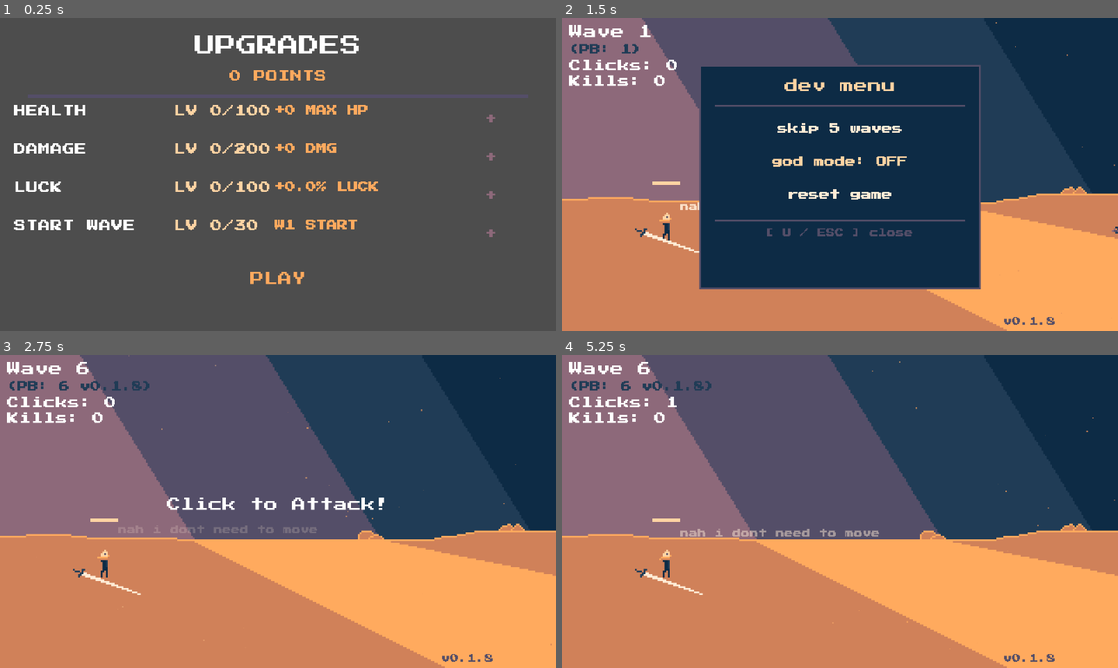
Above: before the commit, frames 1-4 (two rows, left to right).
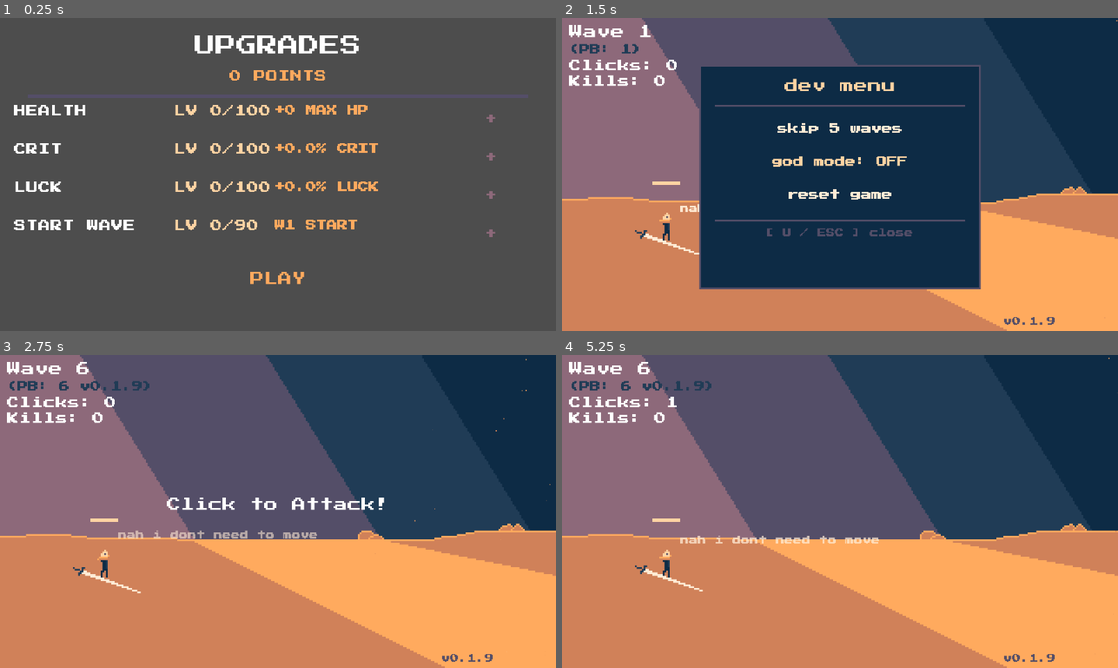
Above: after the commit, the same moments.

Repository: alecray/idle-slasher
Game: Godot game, scene res://scenes/upgrade_menu.tscn
The game is run twice, just before and just after one commit, with the same random seed, the same clock (stepped at 60 frames per second) and the same inputs. This scene is started directly instead of the project's main scene.
Inputs (mouse positions are in pixels of both pictures, inside the frame that each line leads up to):
- Up to frame 1 (0.25 s): no input
- Up to frame 2 (1.5 s): click "PLAY" at 0.5 s; tap Enter at 1.25 s; move the mouse to (962, 158) at 1.27 s; hold D from 1.28 s (still down); tap U at 1.35 s; click (962, 158) at 1.42 s
- Up to frame 3 (2.75 s): tap Space at 1.52 s; release D at 2 s; click "skip 5 waves" at 2 s
- Up to frame 4 (5.25 s): tap Enter at 2.75, 4.25, 4.35 s; move the mouse to (728, 527) at 2.77 s; hold S 2.78-3.5 s; tap U at 2.85, 4.55 s; click (728, 527) at 2.92 s; tap Space at 3.02 s; click "PLAY" at 3.5 s; move the mouse to (895, 442) at 4.27 s; hold D 4.28-5 s; click (895, 442) at 4.42 s; click "skip 5 waves" at 5 s

The runs differ from the first frame. In frame 1, 0.5% of the frame differs, in the area x 2-68%, y 40-68%; in frame 2, 0.2%; in frame 3, 0.9%; in frame 4, 1.0%, in the area x 13-100%, y 0-98%.

Commit message:
Add crit stat, enemy chatter, QTE tuning, and dev menu pause
- Replace damage upgrade with crit chance (double damage + "crit!" popup)
- Luck now only boosts heal odds; QTE chance is static
- Scale on-kill heal and QTE speed with wave; fix QTE full-HP check
- Enemies taunt during gameplay and slander/wander left on player death
- Dev menu now pauses the game loop
- Bar QTE hides dot until countdown ends and randomizes start direction
- Start wave upgrade now caps at W90 (90 points)
- Version label easter egg: 5 fast clicks shows "can i help you?"
- Gentler early-wave dust ramp; cut QTE frequency

Diff:
--- a/project.godot
+++ b/project.godot
@@ -11,7 +11,7 @@
 [application]
 
 config/name="Idle Slasher"
-config/version="0.1.8"
+config/version="0.1.9"
 run/main_scene="res://scenes/title_screen.tscn"
 config/features=PackedStringArray("4.6", "GL Compatibility")
 config/icon="res://icon.svg"
--- a/scenes/upgrade_menu.tscn
+++ b/scenes/upgrade_menu.tscn
@@ -73,19 +73,19 @@
 theme_override_font_sizes/font_size = 7
 text = "+"
 
-[node name="DamageRow" type="Control" parent="."]
+[node name="CritRow" type="Control" parent="."]
 offset_left = 8.0
 offset_top = 72.0
 offset_right = 312.0
 offset_bottom = 88.0
 
-[node name="NameLabel" type="Label" parent="DamageRow"]
+[node name="NameLabel" type="Label" parent="CritRow"]
 offset_right = 88.0
 offset_bottom = 16.0
 theme_override_font_sizes/font_size = 7
-text = "DAMAGE"
+text = "CRIT"
 
-[node name="LevelLabel" type="Label" parent="DamageRow"]
+[node name="LevelLabel" type="Label" parent="CritRow"]
 offset_left = 92.0
 offset_right = 148.0
 offset_bottom = 16.0
@@ -93,15 +93,15 @@
 theme_override_font_sizes/font_size = 7
 text = "LV 0"
 
-[node name="EffectLabel" type="Label" parent="DamageRow"]
+[node name="EffectLabel" type="Label" parent="CritRow"]
 offset_left = 150.0
 offset_right = 242.0
 offset_bottom = 16.0
 theme_override_colors/font_color = Color(1.0, 0.667, 0.369, 1)
 theme_override_font_sizes/font_size = 6
-text = "+0 DMG"
+text = "+0% CRIT"
 
-[node name="PlusButton" type="Button" parent="DamageRow"]
+[node name="PlusButton" type="Button" parent="CritRow"]
 offset_left = 246.0
 offset_right = 304.0
 offset_bottom = 16.0
--- a/scripts/dev_menu.gd
+++ b/scripts/dev_menu.gd
@@ -10,6 +10,7 @@
 @onready var _btn_god: Button = $BtnGod
 
 func _ready() -> void:
+	process_mode = Node.PROCESS_MODE_ALWAYS
 	var empty := StyleBoxEmpty.new()
 	for btn: Button in [$BtnSkip, $BtnGod, $BtnReset]:
 		for state: String in ["normal", "hover", "pressed", "focus"]:
@@ -22,6 +23,13 @@
 	$BtnGod.pressed.connect(_on_god_pressed)
 	$BtnReset.pressed.connect(_on_reset_pressed)
 	_refresh_god_btn()
+
+func _input(event: InputEvent) -> void:
+	if event is InputEventKey:
+		var k := event as InputEventKey
+		if k.pressed and not k.echo and k.physical_keycode in [KEY_U, KEY_ESCAPE]:
+			get_viewport().set_input_as_handled()
+			close_requested.emit()
 
 func init(god_mode_state: bool) -> void:
 	_god_mode = god_mode_state
--- a/scripts/enemy.gd
+++ b/scripts/enemy.gd
@@ -14,12 +14,30 @@
 var _hp: int = 1
 var _show_hp_bar: bool = false
 var _is_qte_enemy: bool = false
+var _celebrating: bool = false
+var _wander_vel: Vector2 = Vector2.ZERO
+var _taunt_timer: float = 0.0
+var _is_talker: bool = false
+var _live_taunt_timer: float = 0.0
+
+const _TAUNTS: Array[String] = [
+	"???", "sit", "noob", "lmao", "ez", "L", "git gud",
+	"lol", "bozo", "cope", "skill issue", "gg ez", "ratio", "owned",
+]
+
+const _LIVE_TAUNTS: Array[String] = [
+	"too slow", "weak", "is that all?", "pathetic", "give up",
+	"you'll die", "come closer", "easy prey", "miss me?", "yawn",
+	"try harder", "you're done", "last wave?", "can't touch me", "scared?",
+]
 
 func _ready() -> void:
 	add_to_group("enemies")
 	_stop_offset = randf_range(0.0, 6.0)
 	position.y += randf_range(-2.0, 2.0)
 	_play("Walk")
+	_is_talker = randf() < 0.25
+	_live_taunt_timer = randf_range(3.0, 10.0)
 
 func init(wave: int, enemy_type: int) -> void:
 	_speed = CONSTANTS.ENEMY_BASE_SPEED + (wave - 1) * CONSTANTS.ENEMY_SPEED_PER_WAVE
@@ -30,23 +48,27 @@
 		_setup_qte_visuals()
 
 func _setup_qte_visuals() -> void:
-	modulate = Color(1.0, 0.831, 0.639)
+	modulate = Color(1.0, 0.925, 0.839)
 	var particles := CPUParticles2D.new()
 	particles.emitting = true
-	particles.amount = 8
-	particles.lifetime = 0.7
+	particles.amount = 18
+	particles.lifetime = 0.8
 	particles.explosiveness = 0.0
 	particles.randomness = 0.8
 	particles.emission_shape = CPUParticles2D.EMISSION_SHAPE_SPHERE
-	particles.emission_sphere_radius = 6.0
+	particles.emission_sphere_radius = 8.0
 	particles.direction = Vector2(0.0, -1.0)
-	particles.spread = 50.0
-	particles.gravity = Vector2(0.0, -18.0)
-	particles.initial_velocity_min = 6.0
-	particles.initial_velocity_max = 18.0
-	particles.scale_amount_min = 0.5
-	particles.scale_amount_max = 1.5
-	particles.color = Color(1.0, 0.667, 0.369)
+	particles.spread = 55.0
+	particles.gravity = Vector2(0.0, -20.0)
+	particles.initial_velocity_min = 8.0
+	particles.initial_velocity_max = 24.0
+	particles.scale_amount_min = 0.8
+	particles.scale_amount_max = 2.2
+	var grad := Gradient.new()
+	grad.set_color(0, Color(1.0, 0.925, 0.839))
+	grad.add_point(0.5, Color(1.0, 0.667, 0.369))
+	grad.add_point(1.0, Color(1.0, 0.667, 0.369, 0.0))
+	particles.color_ramp = grad
 	add_child(particles)
 
 const _RUSH_MIN_DIST: float = 100.0
@@ -62,9 +84,33 @@
 	create_tween().tween_property(self, "position:x", dest_x, 0.18) \
 		.set_trans(Tween.TRANS_QUAD).set_ease(Tween.EASE_OUT)
 
+func start_celebrating() -> void:
+	if _dying or _celebrating:
+		return
+	_celebrating = true
+	_attacking = false
+	_sprite.flip_h = false
+	_play("Walk")
+	_wander_vel = Vector2(randf_range(-38.0, -18.0), randf_range(-5.0, 5.0))
+	_taunt_timer = randf_range(0.2, 2.8)
+
 func _process(delta: float) -> void:
 	if _dying:
 		return
+	if _celebrating:
+		position += _wander_vel * delta
+		_taunt_timer -= delta
+		if _taunt_timer <= 0.0:
+			_taunt_timer = randf_range(1.6, 3.2)
+			_spawn_taunt(_TAUNTS[randi() % _TAUNTS.size()])
+		if position.x < -20.0:
+			queue_free()
+		return
+	if _is_talker:
+		_live_taunt_timer -= delta
+		if _live_taunt_timer <= 0.0:
+			_live_taunt_timer = randf_range(6.0, 14.0)
+			_spawn_taunt(_LIVE_TAUNTS[randi() % _LIVE_TAUNTS.size()])
 	var player: Node2D = get_tree().get_first_node_in_group("player") as Node2D
 	if player == null or not is_instance_valid(player):
 		return
@@ -115,6 +161,21 @@
 		await _sprite.animation_finished
 	queue_free()
 
+func _spawn_taunt(msg: String) -> void:
+	var label := Label.new()
+	label.text = msg
+	label.add_theme_font_size_override("font_size", 3)
+	label.add_theme_color_override("font_color", Color(1.0, 0.925, 0.839))
+	label.size = Vector2(48.0, 6.0)
+	label.position = Vector2(-24.0, -14.0)
+	label.horizontal_alignment = HORIZONTAL_ALIGNMENT_CENTER
+	add_child(label)
+	var t := create_tween()
+	t.set_parallel(true)
+	t.tween_property(label, "position:y", -22.0, 3.2).set_trans(Tween.TRANS_QUAD).set_ease(Tween.EASE_OUT)
+	t.tween_property(label, "modulate:a", 0.0, 3.2)
+	t.chain().tween_callback(label.queue_free)
+
 func _play(anim: String) -> void:
 	if _sprite.sprite_frames == null or not _sprite.sprite_frames.has_animation(anim):
 		return
--- a/scripts/main.gd
+++ b/scripts/main.gd
@@ -115,8 +115,9 @@
 	move_child(_dust, _player.get_index())
 
 func _update_dust_for_wave() -> void:
-	_dust.initial_velocity_min = minf(80.0 + _wave * 6.0, 220.0)
-	_dust.initial_velocity_max = minf(180.0 + _wave * 10.0, 380.0)
+	# Gentle for waves 1-5, reaching the previous baseline by wave 5, then keep ramping.
+	_dust.initial_velocity_min = minf(20.0 + (_wave - 1) * 22.5, 240.0)
+	_dust.initial_velocity_max = minf(50.0 + (_wave - 1) * 45.0, 420.0)
 
 func _pb_text() -> String:
 	if SAVE_DATA.pb_version.is_empty():
@@ -182,17 +183,12 @@
 	if event is InputEventKey:
 		var k := event as InputEventKey
 		if k.pressed and not k.echo:
-			match k.physical_keycode:
-				KEY_U:
-					if _dev_menu_open:
-						_close_dev_menu()
-					elif not _game_over and not _qte_active:
-						_open_dev_menu()
-					return
-				KEY_ESCAPE:
-					if _dev_menu_open:
-						_close_dev_menu()
-					return
+			if k.physical_keycode == KEY_U:
+				# Close is handled by the dev menu itself (it runs while paused).
+				if not _dev_menu_open and not _game_over and not _qte_active:
+					_open_dev_menu()
+					get_viewport().set_input_as_handled()
+				return
 			if not _dev_menu_open and not _game_over and not _qte_active:
 				if k.physical_keycode in [KEY_W, KEY_A, KEY_S, KEY_D]:
 					if _speech_cooldown <= 0.0:
@@ -260,12 +256,16 @@
 	if _god_mode and new_hp < SAVE_DATA.get_max_hp() and not _game_over:
 		_player.call("heal", SAVE_DATA.get_max_hp())
 
+func _kill_heal_amount() -> int:
+	return 1 + int(_wave / 6.0)
+
 func _on_enemy_killed(spawns_qte: bool) -> void:
 	_kills += 1
 	_kills_label.text = "Kills: %d" % _kills
 	if randf() < SAVE_DATA.get_heal_chance():
-		_player.call("heal", 1)
-		_spawn_heal_popup(1)
+		var amount: int = _kill_heal_amount()
+		_player.call("heal", amount)
+		_spawn_heal_popup(amount)
 	if spawns_qte and not _qte_active and not _game_over:
 		_trigger_qte()
 
@@ -273,13 +273,14 @@
 	_qte_active = true
 	var pick: int = randi() % 2
 	var qte: Node = (QTE_BAR_SCRIPT if pick == 0 else QTE_DOTS_SCRIPT).new()
+	qte.set("wave", _wave)
 	add_child(qte)
 	qte.connect("completed", _on_qte_completed)
 
 func _on_qte_completed(success: bool) -> void:
 	_qte_active = false
 	if success:
-		if _player.call("get_hp") >= CONSTANTS.PLAYER_MAX_HP:
+		if _player.call("get_hp") >= SAVE_DATA.get_max_hp():
 			_skip_waves(1)
 			_spawn_floating_text("already full hp - wave skipped!")
 		else:
@@ -405,6 +406,9 @@
 	_game_over = true
 	_continue_wave = maxi(SAVE_DATA.get_start_wave(), _wave - 1)
 	_shake_trauma = minf(1.0, _shake_trauma + 0.8)
+	for enemy: Node in get_tree().get_nodes_in_group("enemies"):
+		if is_instance_valid(enemy):
+			enemy.call("start_celebrating")
 	_death_zoom_tween = create_tween()
 	_death_zoom_tween.tween_property(_camera, "zoom", DEATH_ZOOM, DEATH_ZOOM_DURATION) \
 		.set_trans(Tween.TRANS_CUBIC).set_ease(Tween.EASE_OUT)
@@ -501,16 +505,19 @@
 	_dev_menu_layer.connect("skip_waves_requested", _skip_waves)
 	_dev_menu_layer.connect("god_mode_toggled", func(v: bool) -> void: _god_mode = v)
 	_dev_menu_layer.connect("reset_requested", _dev_reset_game)
+	get_tree().paused = true
 
 func _close_dev_menu() -> void:
 	if not _dev_menu_open:
 		return
 	_dev_menu_open = false
+	get_tree().paused = false
 	if is_instance_valid(_dev_menu_layer):
 		_dev_menu_layer.queue_free()
 	_dev_menu_layer = null
 
 func _dev_reset_game() -> void:
 	_close_dev_menu()
+	get_tree().paused = false
 	SAVE_DATA.reset()
 	get_tree().change_scene_to_file("res://scenes/title_screen.tscn")
--- a/scripts/player.gd
+++ b/scripts/player.gd
@@ -11,6 +11,8 @@
 var _dead: bool = false
 var _is_attacking: bool = false
 var _hit_this_swing: Array = []
+var _crit_this_swing: bool = false
+var _crit_popup_pending: bool = false
 
 func _play_body(anim: String) -> void:
 	if _body.sprite_frames == null or not _body.sprite_frames.has_animation(anim):
@@ -44,7 +46,13 @@
 			continue
 		if weapon_rect.has_point((enemy as Node2D).global_position):
 			_hit_this_swing.append(enemy)
-			enemy.call("take_damage", SAVE_DATA.get_damage())
+			var dmg: int = SAVE_DATA.get_damage()
+			if _crit_this_swing:
+				dmg *= 2
+				if _crit_popup_pending:
+					_crit_popup_pending = false
+					_spawn_crit_popup()
+			enemy.call("take_damage", dmg)
 
 func _get_weapon_global_rect() -> Rect2:
 	if _weapon.sprite_frames == null:
@@ -63,9 +71,29 @@
 		return
 	_is_attacking = true
 	_hit_this_swing.clear()
+	_crit_this_swing = randf() < SAVE_DATA.get_crit_chance()
+	_crit_popup_pending = _crit_this_swing
 	_weapon.stop()
 	_play_weapon("Attack")
 	queue_redraw()
+
+func _spawn_crit_popup() -> void:
+	var label := Label.new()
+	label.text = "crit!"
+	label.add_theme_font_size_override("font_size", 8)
+	label.add_theme_color_override("font_color", Color(1.0, 0.667, 0.369))
+	label.size = Vector2(48.0, 12.0)
+	label.position = Vector2(-24.0, -40.0)
+	label.horizontal_alignment = HORIZONTAL_ALIGNMENT_CENTER
+	label.pivot_offset = Vector2(24.0, 6.0)
+	label.scale = Vector2(1.5, 1.5)
+	add_child(label)
+	var t := create_tween()
+	t.tween_property(label, "scale", Vector2.ONE, 0.15).set_trans(Tween.TRANS_BACK).set_ease(Tween.EASE_OUT)
+	t.set_parallel(true)
+	t.tween_property(label, "position:y", -50.0, 0.7).set_trans(Tween.TRANS_QUAD).set_ease(Tween.EASE_OUT)
+	t.tween_property(label, "modulate:a", 0.0, 0.7)
+	t.chain().tween_callback(label.queue_free)
 
 func get_hp() -> int:
 	return _hp
--- a/scripts/qte_bar.gd
+++ b/scripts/qte_bar.gd
@@ -22,14 +22,17 @@
 var _countdown_timer: float = 0.38
 var _countdown_label: Label
 
+var wave: int = 1
+
 func _ready() -> void:
 	process_mode = PROCESS_MODE_ALWAYS
 	layer = 50
 	get_tree().paused = true
 
+	var mult: float = minf(1.0 + (wave - 1) * (2.0 / 99.0), 3.0)
 	_zone_left = randf_range(8.0, _BAR_W - _ZONE_W - 8.0)
 	_dot_pos = _BAR_W * 0.5
-	_dot_vel = _DOT_SPEED * (1.0 if randf() > 0.5 else -1.0)
+	_dot_vel = _DOT_SPEED * mult * (1.0 if randf() > 0.5 else -1.0)
 
 	var overlay := ColorRect.new()
 	overlay.color = Color(0.051, 0.169, 0.271, 0.75)
@@ -70,6 +73,7 @@
 	_dot_ctrl.offset_top = _BAR_Y + 1.0
 	_dot_ctrl.offset_bottom = _BAR_Y + _BAR_H - 1.0
 	_dot_ctrl.mouse_filter = Control.MOUSE_FILTER_IGNORE
+	_dot_ctrl.visible = false
 	add_child(_dot_ctrl)
 	_update_dot()
 
@@ -102,6 +106,8 @@
 				_punch_countdown()
 			else:
 				_countdown_label.queue_free()
+				_dot_ctrl.visible = true
+				_dot_vel = absf(_dot_vel) * (1.0 if randf() > 0.5 else -1.0)
 		return
 	if not _accepting_input:
 		_accepting_input = true
--- a/scripts/qte_dots.gd
+++ b/scripts/qte_dots.gd
@@ -18,12 +18,17 @@
 var _timer: float = 0.0
 var _timer_fill: ColorRect
 var _resolved: bool = false
+var _duration: float = _TIMER_DURATION
+
+var wave: int = 1
 
 func _ready() -> void:
 	process_mode = PROCESS_MODE_ALWAYS
 	layer = 50
 	get_tree().paused = true
 
+	var mult: float = minf(1.0 + (wave - 1) * (2.0 / 99.0), 3.0)
+	_duration = _TIMER_DURATION / mult
 	_total_dots = randi_range(_MIN_DOTS, _MAX_DOTS)
 
 	var overlay := ColorRect.new()
@@ -57,8 +62,8 @@
 	if _resolved:
 		return
 	_timer += delta
-	_timer_fill.offset_right = _TIMER_X + _TIMER_W * minf(_timer / _TIMER_DURATION, 1.0)
-	if _timer >= _TIMER_DURATION:
+	_timer_fill.offset_right = _TIMER_X + _TIMER_W * minf(_timer / _duration, 1.0)
+	if _timer >= _duration:
 		_resolve(false)
 
 func _spawn_dot() -> void:
--- a/scripts/save_data.gd
+++ b/scripts/save_data.gd
@@ -6,23 +6,26 @@
 var pb_version: String = ""
 var points: int = 0
 var stat_health: int = 0
-var stat_damage: int = 0
+var stat_crit: int = 0
 var stat_luck: int = 0
 var stat_start_wave: int = 0
 
 # Max level each stat can reach (bonus is capped at this level).
 const MAX_LEVEL: Dictionary = {
 	"health": 100,
-	"damage": 200,
+	"crit": 100,
 	"luck": 100,
-	"start_wave": 30,
+	"start_wave": 90,
 }
 
 # Bonus value reached at MAX_LEVEL.
 const HEALTH_CAP: int = 290     # +290 max HP at level 100
-const DAMAGE_CAP: int = 10      # +10 damage at level 200 (~10 points per +1)
-const LUCK_CAP: float = 30.0    # +30% luck at level 100
-const START_WAVE_CAP: int = 29  # W30 (1 + 29) at level 30
+const CRIT_CAP: float = 50.0    # +50% crit chance at level 100
+const LUCK_CAP: float = 30.0    # +30% luck (heal chance) at level 100
+const START_WAVE_CAP: int = 89  # W90 (1 + 89) at level 90
+
+# Quick-time events fire at static odds, independent of any stat.
+const QTE_CHANCE: float = 0.04
 
 func _ready() -> void:
 	load_data()
@@ -30,7 +33,7 @@
 func get_stat_level(stat: String) -> int:
 	match stat:
 		"health": return stat_health
-		"damage": return stat_damage
+		"crit": return stat_crit
 		"luck": return stat_luck
 		"start_wave": return stat_start_wave
 	return 0
@@ -44,11 +47,14 @@
 func get_max_hp() -> int:
 	return CONSTANTS.PLAYER_MAX_HP + get_health_bonus()
 
-func get_damage_bonus() -> int:
-	return roundi(float(DAMAGE_CAP) / MAX_LEVEL["damage"] * stat_damage)
+func get_damage() -> int:
+	return 1
 
-func get_damage() -> int:
-	return 1 + get_damage_bonus()
+func get_crit_pct() -> float:
+	return CRIT_CAP / MAX_LEVEL["crit"] * stat_crit
+
+func get_crit_chance() -> float:
+	return get_crit_pct() / 100.0
 
 func get_luck_pct() -> float:
 	return LUCK_CAP / MAX_LEVEL["luck"] * stat_luck
@@ -57,7 +63,7 @@
 	return 0.20 + get_luck_pct() / 100.0
 
 func get_qte_chance() -> float:
-	return 0.08 + get_luck_pct() / 100.0 * 0.4
+	return QTE_CHANCE
 
 func get_start_wave_bonus() -> int:
 	return roundi(float(START_WAVE_CAP) / MAX_LEVEL["start_wave"] * stat_start_wave)
@@ -77,7 +83,7 @@
 	points -= 1
 	match stat:
 		"health": stat_health += 1
-		"damage": stat_damage += 1
+		"crit": stat_crit += 1
 		"luck": stat_luck += 1
 		"start_wave": stat_start_wave += 1
 	save_data()
@@ -89,7 +95,7 @@
 	cfg.set_value("stats", "pb_version", pb_version)
 	cfg.set_value("stats", "points", points)
 	cfg.set_value("upgrades", "health", stat_health)
-	cfg.set_value("upgrades", "damage", stat_damage)
+	cfg.set_value("upgrades", "crit", stat_crit)
 	cfg.set_value("upgrades", "luck", stat_luck)
 	cfg.set_value("upgrades", "start_wave", stat_start_wave)
 	cfg.save(SAVE_PATH)
@@ -99,7 +105,7 @@
 	pb_version = ""
 	points = 0
 	stat_health = 0
-	stat_damage = 0
+	stat_crit = 0
 	stat_luck = 0
 	stat_start_wave = 0
 	save_data()
@@ -112,6 +118,6 @@
 	pb_version = cfg.get_value("stats", "pb_version", "")
 	points = cfg.get_value("stats", "points", 0)
 	stat_health = cfg.get_value("upgrades", "health", 0)
-	stat_damage = cfg.get_value("upgrades", "damage", 0)
+	stat_crit = cfg.get_value("upgrades", "crit", 0)
 	stat_luck = cfg.get_value("upgrades", "luck", 0)
 	stat_start_wave = cfg.get_value("upgrades", "start_wave", 0)
--- a/scripts/upgrade_menu.gd
+++ b/scripts/upgrade_menu.gd
@@ -2,10 +2,10 @@
 
 @onready var _points_label: Label = $PointsLabel
 @onready var _rows: Array[Control] = [
-	$HealthRow, $DamageRow, $LuckRow, $StartWaveRow,
+	$HealthRow, $CritRow, $LuckRow, $StartWaveRow,
 ]
 
-const _STAT_KEYS: Array[String] = ["health", "damage", "luck", "start_wave"]
+const _STAT_KEYS: Array[String] = ["health", "crit", "luck", "start_wave"]
 
 func _ready() -> void:
 
@@ -38,13 +38,13 @@
 	_points_label.text = "%d POINTS" % SAVE_DATA.points
 	var levels: Array[int] = [
 		SAVE_DATA.stat_health,
-		SAVE_DATA.stat_damage,
+		SAVE_DATA.stat_crit,
 		SAVE_DATA.stat_luck,
 		SAVE_DATA.stat_start_wave,
 	]
 	var effects: Array[String] = [
 		"+%d MAX HP" % SAVE_DATA.get_health_bonus(),
-		"+%d DMG" % SAVE_DATA.get_damage_bonus(),
+		"+%.1f%% CRIT" % SAVE_DATA.get_crit_pct(),
 		"+%.1f%% LUCK" % SAVE_DATA.get_luck_pct(),
 		"W%d START" % SAVE_DATA.get_start_wave(),
 	]
--- a/scripts/version_label.gd
+++ b/scripts/version_label.gd
@@ -1,4 +1,41 @@
 extends Label
 
+const _EGG_TEXT: String = "can i help you?"
+const _CLICK_WINDOW: float = 1.2   # 5 clicks must land within this many seconds
+const _EGG_DURATION: float = 3.0
+
+var _version_text: String = ""
+var _click_times: Array[float] = []
+var _showing_egg: bool = false
+
 func _ready() -> void:
-	text = "v" + ProjectSettings.get_setting("application/config/version", "0.0.0")
+	_version_text = "v" + ProjectSettings.get_setting("application/config/version", "0.0.0")
+	text = _version_text
+	mouse_filter = Control.MOUSE_FILTER_STOP
+
+func _gui_input(event: InputEvent) -> void:
+	if event is InputEventMouseButton:
+		var mb := event as InputEventMouseButton
+		if mb.button_index == MOUSE_BUTTON_LEFT and mb.pressed:
+			accept_event()
+			_register_click()
+
+func _register_click() -> void:
+	if _showing_egg:
+		return
+	var now: float = Time.get_ticks_msec() / 1000.0
+	_click_times.append(now)
+	while _click_times.size() > 5:
+		_click_times.pop_front()
+	if _click_times.size() == 5 and now - _click_times[0] <= _CLICK_WINDOW:
+		_trigger_egg()
+
+func _trigger_egg() -> void:
+	_showing_egg = true
+	_click_times.clear()
+	text = _EGG_TEXT
+	get_tree().create_timer(_EGG_DURATION).timeout.connect(_revert)
+
+func _revert() -> void:
+	text = _version_text
+	_showing_egg = false
